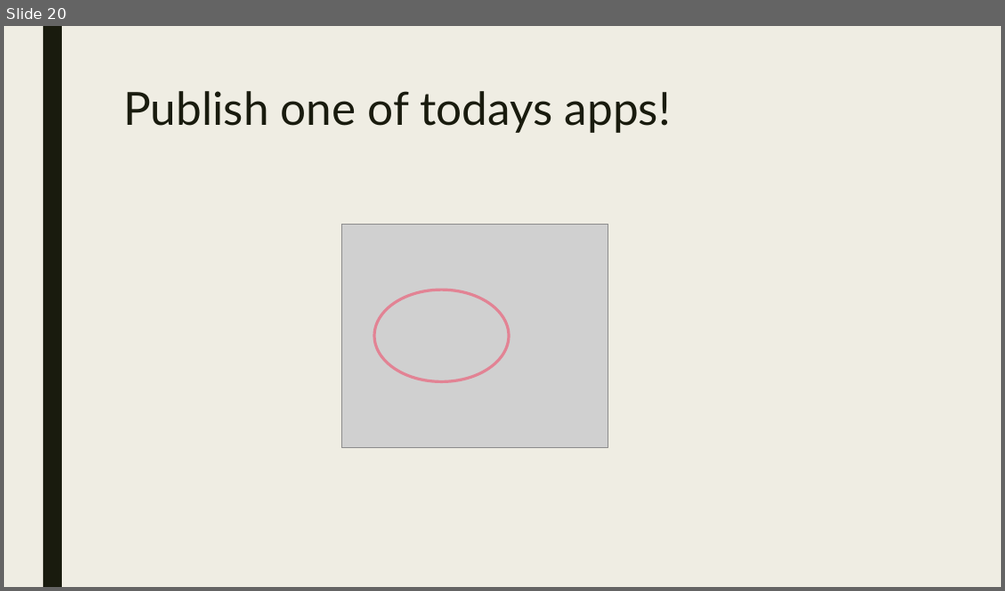
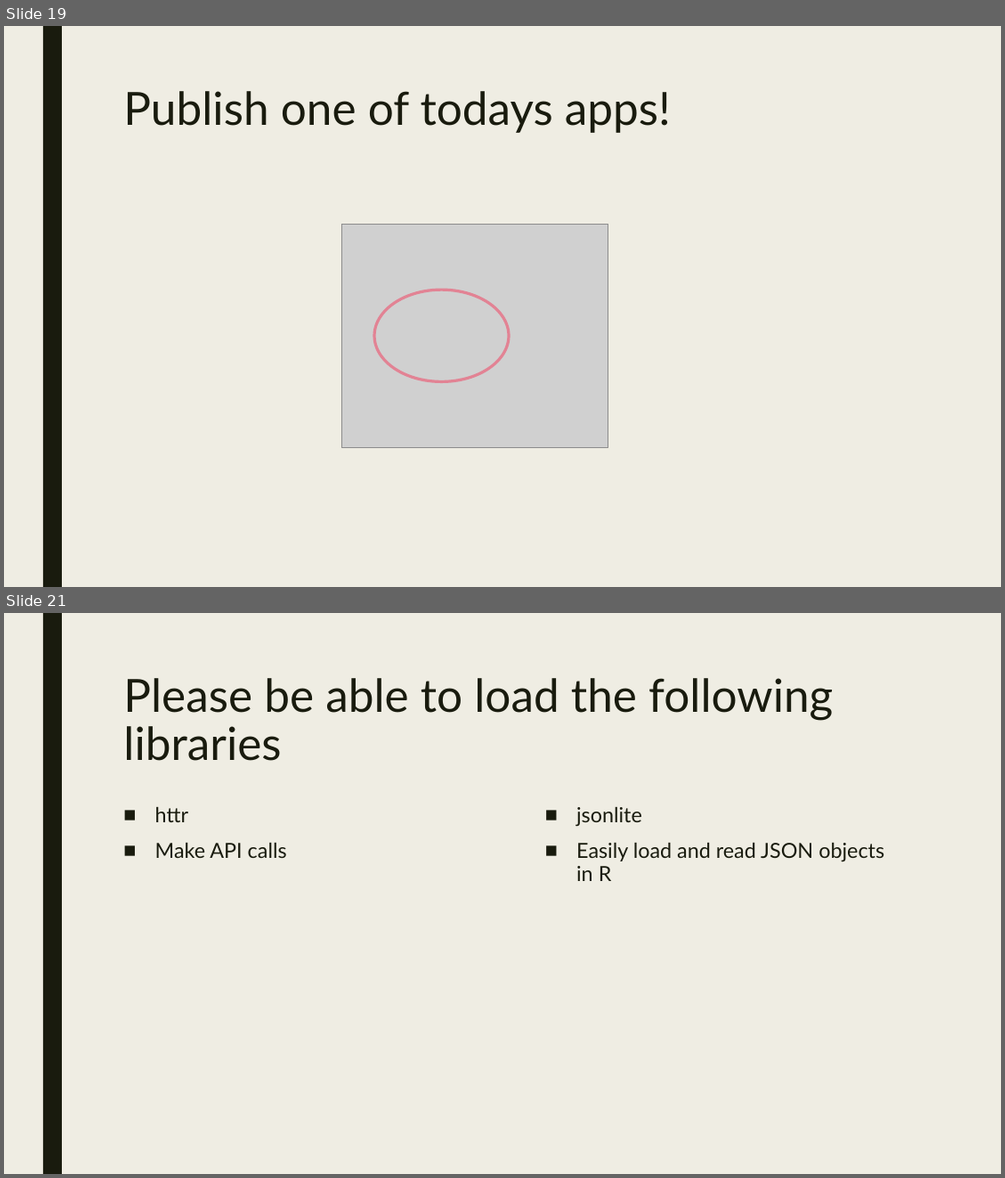
Before and after one commit to RforOperations2018/Class_2, a slide deck: Class 6.pptx. Shown one above the other, each under a label of ours: slide 20 before the commit, slides 19 and 21 after it; the slides between them are not shown. The pictures are 1005x591 and 1005x1178 pixels, drawn with LibreOffice and Linux fonts; fonts in the diff are those of the drawing; grey boxes stand for pictures. Boxes give left, top, right and bottom in pixels: in the first picture for what was removed or moved away, otherwise in the second. Text is boxed around its words. In the diff, an @@ line names an element or a change of style, - is before the commit and + after.

```diff
--- a/Class 6.pptx
+++ b/Class 6.pptx
@@ slide 21 added at (4,613,1001,1174), background #EFEDE3; not listed: 1 template element that a slide beside it also shows @@
@@ title added at (123,678,833,761), 44 pt, text #191B0E @@
+Please be able to load the following libraries
@@ text added at (155,806,287,858), 20 pt, text #191B0E @@
+■ httr
+■ Make API calls
@@ text added at (576,806,884,881), 20 pt, text #191B0E @@
+■ jsonlite
+■ Easily load and read JSON objects in R
@@ what was slide 20 is now slide 19 @@
```
Also in this commit, not shown: 1 slide changed, 1 other slide added, 1 slide removed, 1 other file.
